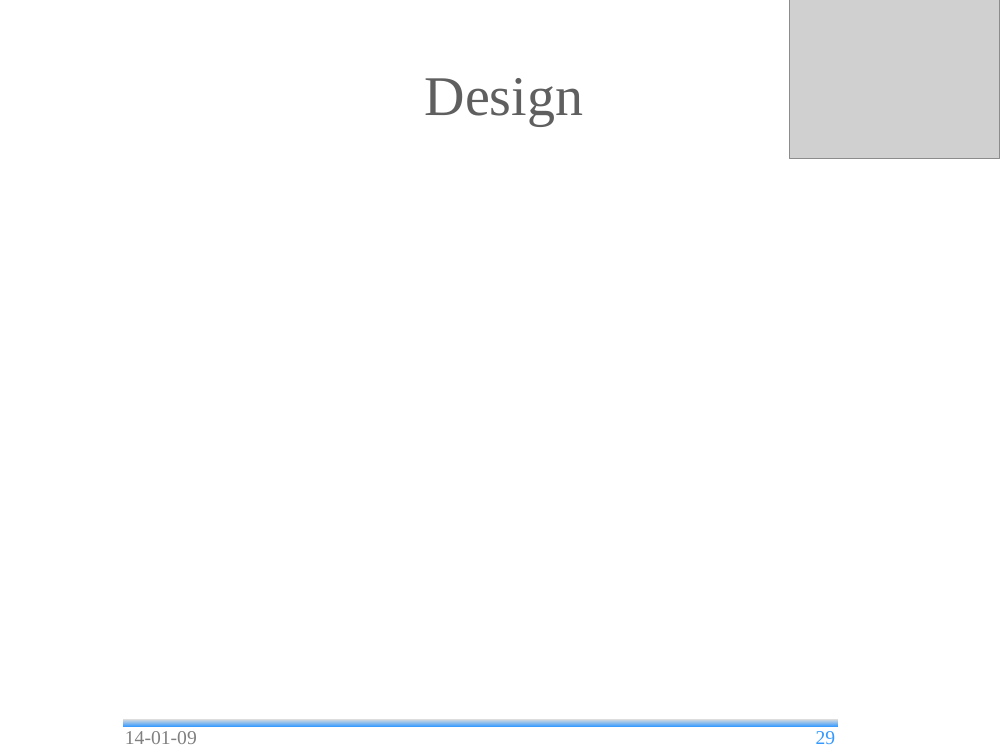
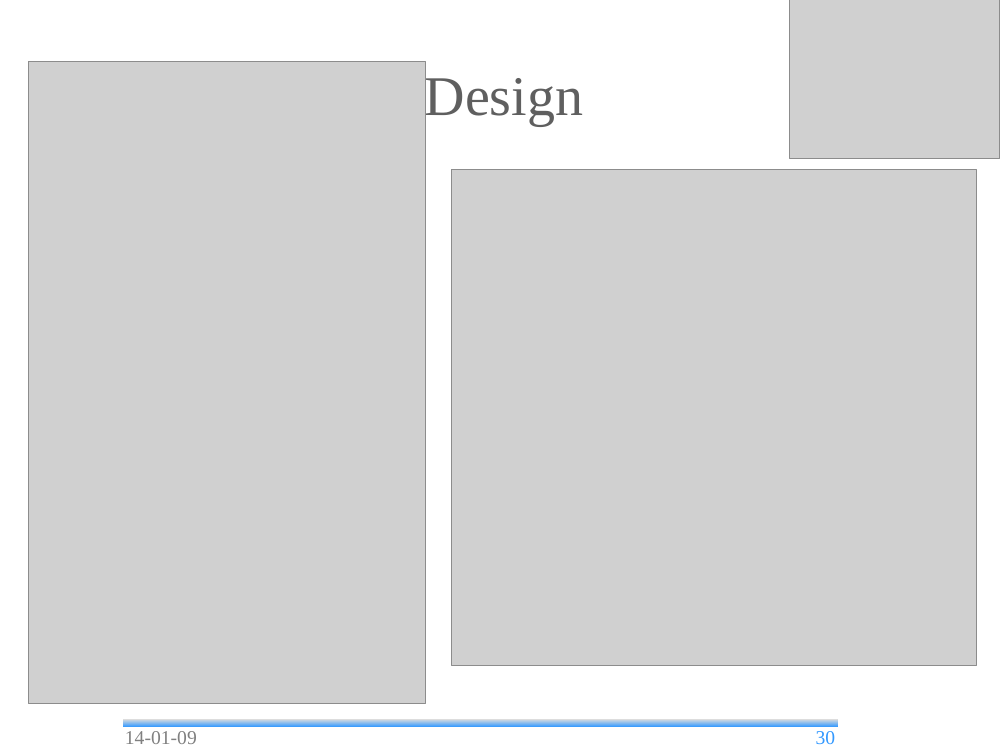
Before and after one commit to andrea-bottoli/DSD, a slide deck: slide 30 of Documentation/Presentations/Final_Presentation.odp (slide 29 before the commit). Drawn at 1008x756 pixels with LibreOffice and Linux fonts; fonts in the diff are those of the drawing; grey boxes stand for pictures; background and template pictures are left out. Boxes give left, top, right and bottom in pixels: in the first picture for what was removed or moved away, otherwise in the second. Text is boxed around its words. In the diff, an @@ line names an element or a change of style, - is before the commit and + after.

```diff
--- a/Documentation/Presentations/Final_Presentation.odp
+++ b/Documentation/Presentations/Final_Presentation.odp
@@ picture added at box(28, 61, 425, 704) @@
@@ picture added at box(452, 169, 977, 665) @@
@@ page number at box(816, 731, 836, 744): text changed @@
-29
+30
```
Also in this commit, not shown: 8 other slides changed, 2 slides added, 1 slide removed, 3 other files.
